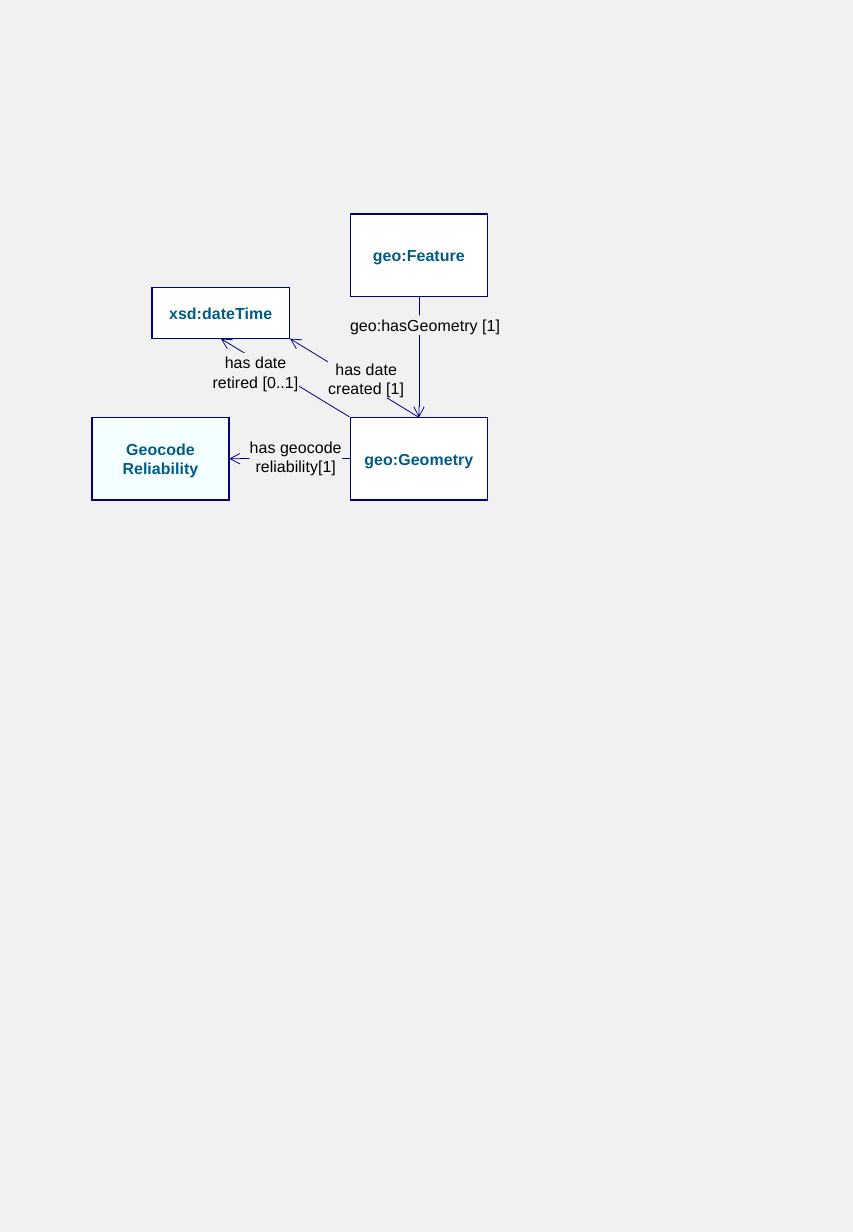
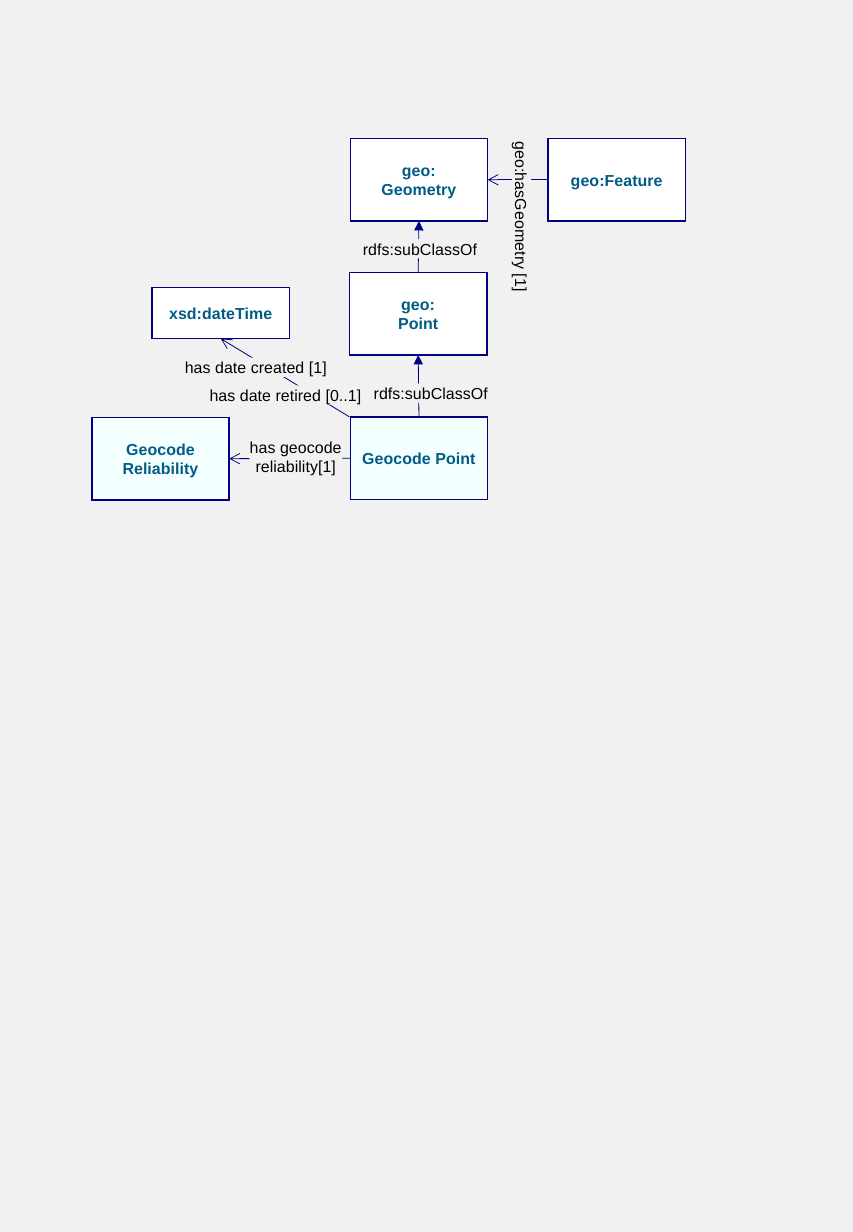
Before and after one commit to AGLDWG/gnaf-ont, a slide deck: slide 5 of docs/diagrams.pptx. Drawn at 853x1232 pixels with LibreOffice and Linux fonts; fonts in the diff are those of the drawing. Boxes give left, top, right and bottom in pixels: in the first picture for what was removed or moved away, otherwise in the second. Text is boxed around its words. In the diff, an @@ line names an element or a change of style, - is before the commit and + after.

```diff
--- a/docs/diagrams.pptx
+++ b/docs/diagrams.pptx
@@ rectangle "geo:" moved from (x1=350, y1=417, x2=488, y2=500) to (x1=350, y1=139, x2=488, y2=222) @@
@@ rectangle "geo:hasGeometry [1]" at (x1=512, y1=141, x2=531, y2=292): rotation 0 to 90 degrees @@
@@ rectangle "geo:Feature" moved from (x1=350, y1=214, x2=488, y2=297) to (x1=548, y1=139, x2=686, y2=222) @@
@@ text in rectangle at (x1=381, y1=167, x2=456, y2=199): text changed @@
-geo:Geometry
+geo:
+Geometry
@@ arrow added from (548, 180) to (488, 180), #000080 0.5 pt @@
@@ rectangle added at (x1=363, y1=239, x2=479, y2=258), fill #F1F1F2, 10.1 pt, text #000000 @@
+rdfs:subClassOf
@@ arrow added from (419, 273) to (419, 221), #000080 0.5 pt @@
@@ rectangle added at (x1=349, y1=273, x2=487, y2=356), fill #FFFFFF, outline #000080 1 pt, 10.1 pt, text #005C84, bold @@
+geo:
+Point
@@ rectangle "has date created [1]" resized from (x1=328, y1=363, x2=404, y2=398) to (x1=184, y1=357, x2=328, y2=376) @@
@@ arrow removed from (419, 417) to (290, 339) @@
@@ arrow moved from (419, 297) - (419, 417) to (419, 417) - (419, 355) @@
@@ arrow (419, 417) - (419, 355): arrowheads changed @@
@@ text "has date retired [0..1]" rewrapped from (x1=213, y1=353, x2=299, y2=391) to (x1=210, y1=389, x2=362, y2=405) @@
@@ text added at (x1=374, y1=387, x2=488, y2=403), 10.1 pt, text #000000 @@
+rdfs:subClassOf
@@ rectangle added at (x1=350, y1=417, x2=488, y2=500), fill #F4FFFF, outline #000080 1 pt, 10.1 pt, text #005C84, bold @@
+Geocode Point
```
Also in this commit, not shown: 4 other slides changed, 9 other files.
